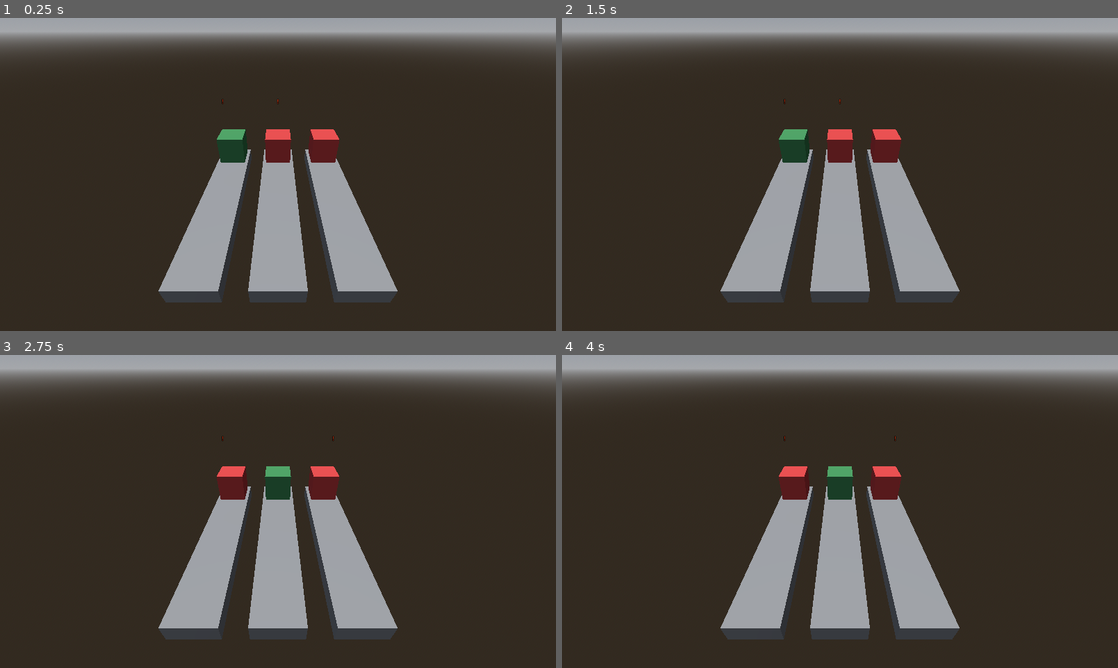
Above: before the commit, frames 1-4 (two rows, left to right).
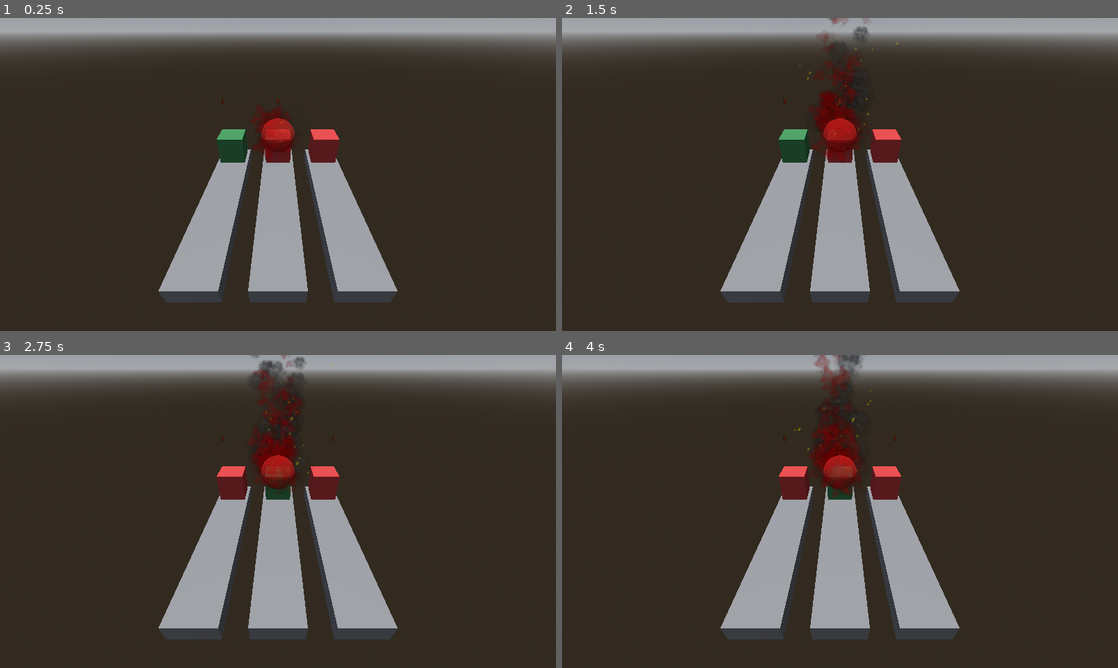
Above: after the commit, the same moments.

Repository: emmdie/3m5Jam2024_1
Game: Godot game, scene res://Scenes/game.tscn
Two runs of this game, one before a commit and one after it. Both use one fixed random seed, a clock stepped at 60 frames per second and the inputs below.
Inputs (mouse positions are in pixels of both pictures, inside the frame that each line leads up to):
- Up to frame 1 (0.25 s): no input
- Up to frame 2 (1.5 s): move the mouse to (962, 158) at 0.52 s; move the mouse to (728, 190) at 1.27 s
- Up to frame 3 (2.75 s): move the mouse to (333, 442) at 2.02 s
- Up to frame 4 (4 s): move the mouse to (812, 574) at 2.77 s; move the mouse to (1006, 558) at 3.52 s

The runs differ from the first frame. In frame 1, 0.5% of the frame differs, in the area x 45-53%, y 28-46%; in frame 2, 1.2%; in frame 3, 1.7%; in frame 4, 1.7%, in the area x 41-56%, y 0-46%.

Commit message:
Spawn fire unit

Diff:
--- a/Scenes/game.gd
+++ b/Scenes/game.gd
@@ -68,6 +68,7 @@
 func _ready():
 	randomize()
 
+
 	switch_warning_1 = SwitchWarning.instantiate()
 	switch_warning_2 = SwitchWarning.instantiate()
 	add_child(switch_warning_1)
@@ -95,6 +96,9 @@
 
 		tower_queues.append(queue)
 
+	var unit: Unit = preload("res://Scenes/units/player_unit/fire_unit.tscn").instantiate()
+	unit.set_lane(lanes[1])
+	unit.summon()
 
 func __on_tower_switch():
 	var tq1: TowerQueue
--- a/Scenes/units/player_unit/fire_unit.tscn
+++ b/Scenes/units/player_unit/fire_unit.tscn
@@ -195,7 +195,10 @@
 [sub_resource type="QuadMesh" id="QuadMesh_8cguj"]
 material = SubResource("StandardMaterial3D_ucfst")
 
-[node name="FireUnit" instance=ExtResource("1_pyqjs")]
+[node name="FireUnit" node_paths=PackedStringArray("preview_cam", "preview_spot_light", "preview_kick_light") instance=ExtResource("1_pyqjs")]
+preview_cam = NodePath("PreviewCam")
+preview_spot_light = NodePath("SpotLight3D")
+preview_kick_light = NodePath("SpotLight3D2")
 
 [node name="MeshInstance3D" type="MeshInstance3D" parent="." index="1"]
 transform = Transform3D(1, 0, 0, 0, 1, 0, 0, 0, 1, 0, 1, 0)
--- a/Scenes/units/player_unit/unit.gd
+++ b/Scenes/units/player_unit/unit.gd
@@ -2,7 +2,7 @@
 extends BaseUnit
 
 @export var behavior: Behavior
-@export var preview_cam: Camera2D
+@export var preview_cam: Camera3D
 @export var preview_spot_light: SpotLight3D
 @export var preview_kick_light: SpotLight3D
 
Not shown: 7 places in Scenes/units/player_unit/fire_unit.tscn that only renumber resources
